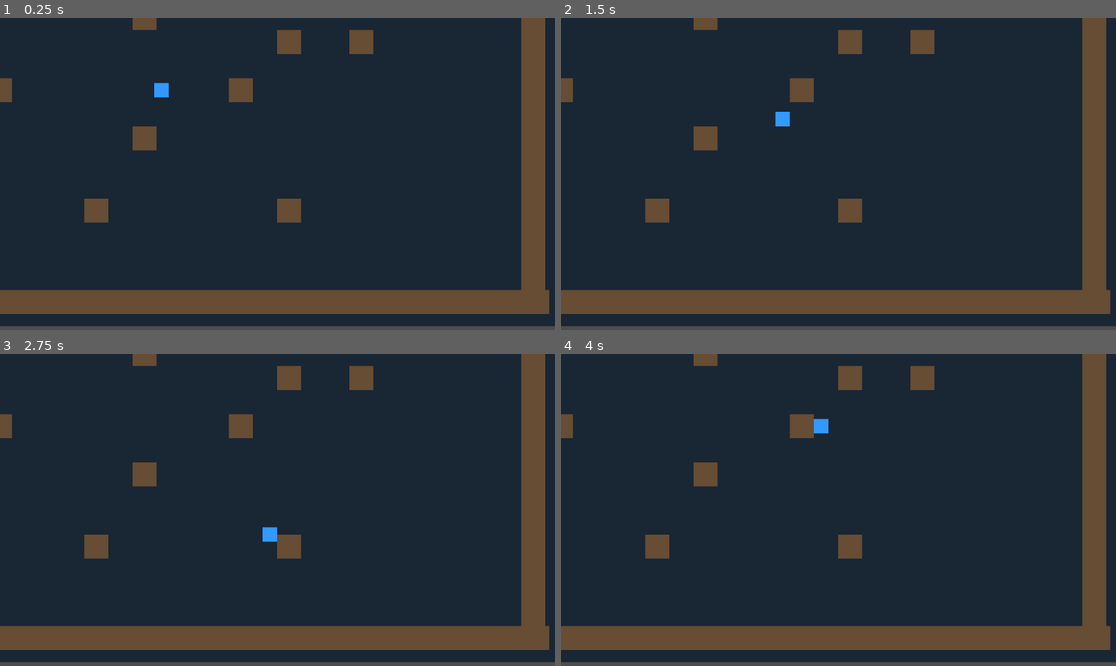
Above: before the commit, frames 1-4 (two rows, left to right).
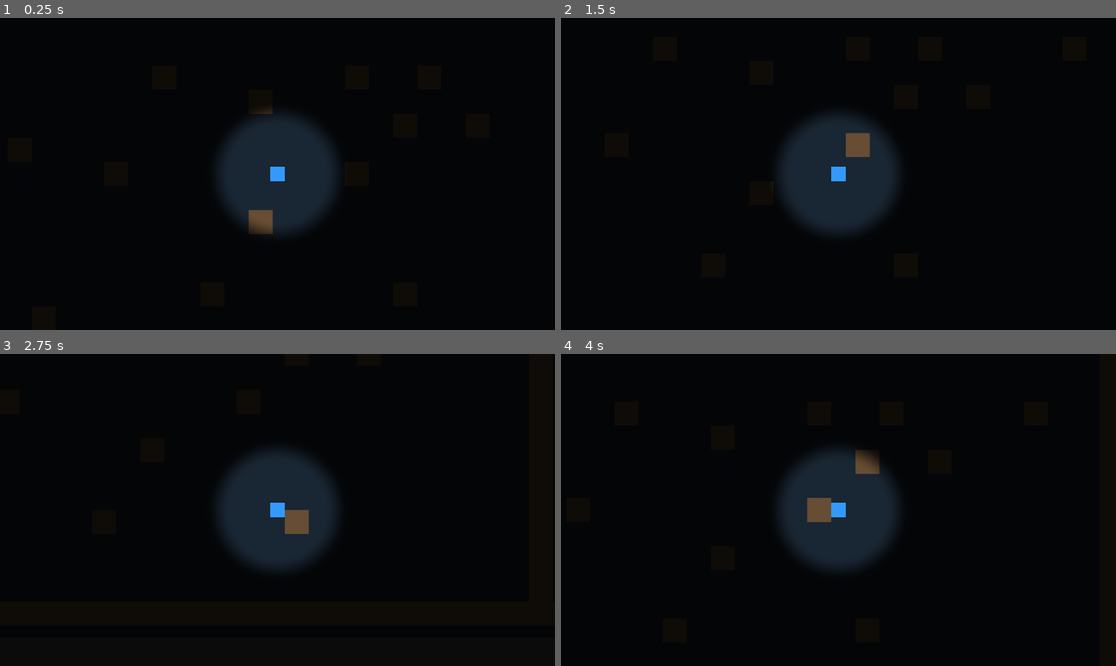
Above: after the commit, the same moments.

Repository: sabpdo/Echo-of-the-Dead
Game: Godot game, scene res://Main.tscn
Two runs of this game, one before a commit and one after it. Both use one fixed random seed, a clock stepped at 60 frames per second and the inputs below.
Inputs:
- Up to frame 1 (0.25 s): no input
- Up to frame 2 (1.5 s): tap Enter at 0.5 s; hold Right (ui_right) 0.53-1.28 s; tap Space at 1.25 s; hold Down (ui_down) from 1.28 s (still down)
- Up to frame 3 (2.75 s): release Down (ui_down) at 2.03 s; hold Right (ui_right) from 2.03 s (still down)
- Up to frame 4 (4 s): tap Enter at 2.75 s; release Right (ui_right) at 2.78 s; hold Up (ui_up) 2.78-3.53 s; hold Left (ui_left) from 3.53 s (still down)

The runs differ from the first frame. In frame 1, 94% of the frame differs, in the area x 0-100%, y 0-100%; in frame 2, 94%; in frame 3, 94%; in frame 4, 94%.

Commit message:
Feat: Add fog of war and camera centering

Diff:
--- /dev/null
+++ b/FogController.gd
@@ -0,0 +1,31 @@
+extends Control
+
+@onready var fog_material = $FogRect.material as ShaderMaterial
+@onready var player = get_node("/root/Main/Player")
+
+var view_radius: float = 150.0
+var soft_edge: float = 50.0
+
+func _ready():
+	# Set initial shader parameters
+	if fog_material:
+		fog_material.set_shader_parameter("view_radius", view_radius)
+		fog_material.set_shader_parameter("soft_edge", soft_edge)
+		_update_viewport_size()
+
+func _update_viewport_size():
+	if fog_material:
+		var viewport = get_viewport()
+		if viewport:
+			var size = viewport.get_visible_rect().size
+			fog_material.set_shader_parameter("viewport_size", size)
+
+func _process(_delta):
+	if player and fog_material:
+		var viewport = get_viewport()
+		if viewport:
+			var viewport_size = viewport.get_visible_rect().size
+			# The camera centers on the player, so player is always at screen center
+			var player_screen_pos = viewport_size / 2.0
+			fog_material.set_shader_parameter("player_position", player_screen_pos)
+			fog_material.set_shader_parameter("viewport_size", viewport_size)
--- a/Main.tscn
+++ b/Main.tscn
@@ -1,7 +1,17 @@
-[gd_scene load_steps=3 format=3 uid="uid://c3laxr6n4o5q6"]
+[gd_scene load_steps=5 format=3 uid="uid://c3laxr6n4o5q6"]
 
 [ext_resource type="PackedScene" uid="uid://b2j8wq5m3n4p5" path="res://Player.tscn" id="1_2"]
 [ext_resource type="Script" path="res://WallGenerator.gd" id="2_1"]
+[ext_resource type="Script" path="res://FogController.gd" id="3_1"]
+[ext_resource type="Shader" path="res://fog_shader.gdshader" id="4_1"]
+
+[sub_resource type="ShaderMaterial" id="ShaderMaterial_1"]
+shader = ExtResource("4_1")
+shader_parameter/view_radius = 150.0
+shader_parameter/soft_edge = 50.0
+shader_parameter/player_position = Vector2(0, 0)
+shader_parameter/viewport_size = Vector2(1152, 648)
+shader_parameter/fog_opacity = 0.85
 
 [node name="Main" type="Node2D"]
 
@@ -17,3 +27,25 @@
 
 [node name="Player" parent="." instance=ExtResource("1_2")]
 position = Vector2(335, 150)
+
+[node name="FogLayer" type="CanvasLayer" parent="."]
+
+[node name="FogController" type="Control" parent="FogLayer"]
+layout_mode = 3
+anchors_preset = 15
+anchor_right = 1.0
+anchor_bottom = 1.0
+grow_horizontal = 2
+grow_vertical = 2
+mouse_filter = 2
+script = ExtResource("3_1")
+
+[node name="FogRect" type="ColorRect" parent="FogLayer/FogController"]
+layout_mode = 1
+anchors_preset = 15
+anchor_right = 1.0
+anchor_bottom = 1.0
+grow_horizontal = 2
+grow_vertical = 2
+color = Color(0, 0, 0, 1)
+material = SubResource("ShaderMaterial_1")
--- a/Player.tscn
+++ b/Player.tscn
@@ -17,3 +17,6 @@
 offset_right = 15.0
 offset_bottom = 15.0
 color = Color(0.2, 0.6, 1, 1)
+
+[node name="Camera2D" type="Camera2D" parent="."]
+enabled = true
--- /dev/null
+++ b/fog_shader.gdshader
@@ -0,0 +1,25 @@
+shader_type canvas_item;
+
+uniform vec2 player_position;
+uniform vec2 viewport_size;
+uniform float view_radius : hint_range(50.0, 500.0) = 150.0;
+uniform float soft_edge : hint_range(0.0, 100.0) = 50.0;
+uniform vec4 fog_color : source_color = vec4(0.0, 0.0, 0.0, 0.85);
+uniform float fog_opacity : hint_range(0.0, 1.0) = 0.85;
+
+void fragment() {
+	// Get current pixel position in screen space
+	vec2 pixel_pos = SCREEN_UV * viewport_size;
+
+	// Calculate distance from player to current pixel
+	float dist = distance(pixel_pos, player_position);
+
+	// Create smooth transition at the edge
+	float visibility = 1.0 - smoothstep(view_radius - soft_edge, view_radius, dist);
+
+	// Calculate fog opacity based on distance (more opaque further away)
+	float fog_alpha = (1.0 - visibility) * fog_opacity;
+
+	// Output: translucent fog where dark, transparent where visible
+	COLOR = vec4(fog_color.rgb, fog_alpha);
+}
Not shown, added: FogController.gd.uid
Not shown, added: fog_shader.gdshader.uid
